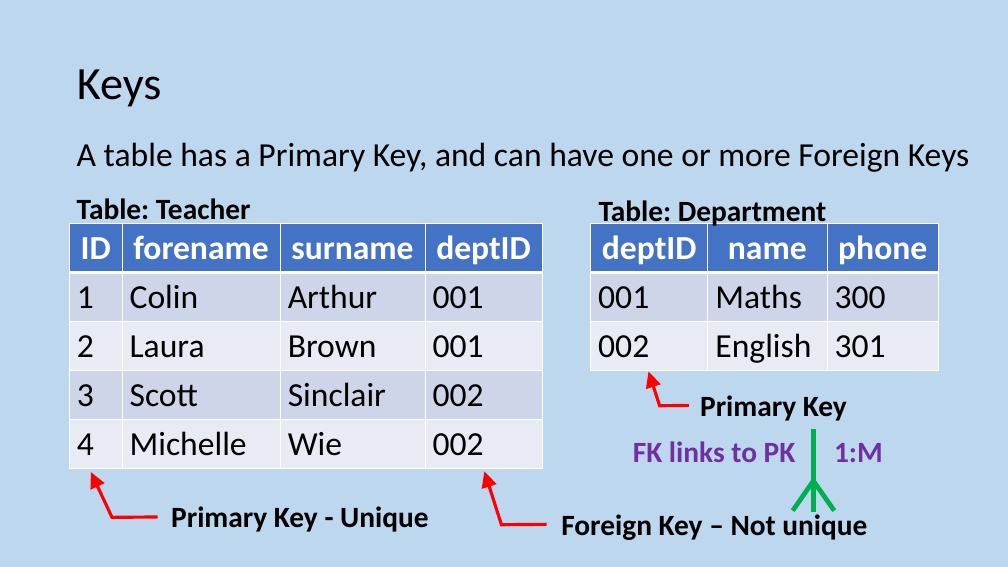
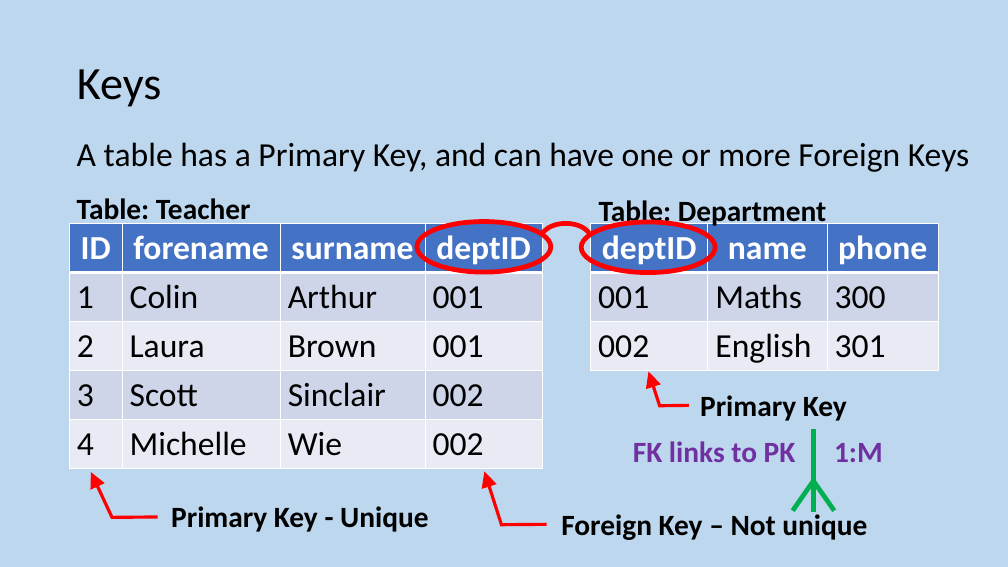
Before and after one commit to MrFriendCS/MrFriendCS.github.io, a slide deck: slide 208 of n5/ddd/N5 CS DDD Slides.pptx (slide 206 before the commit). Drawn at 1008x567 pixels with LibreOffice and Linux fonts; fonts in the diff are those of the drawing. Boxes give left, top, right and bottom in pixels: in the first picture for what was removed or moved away, otherwise in the second. Text is boxed around its words. In the diff, an @@ line names an element or a change of style, - is before the commit and + after.

```diff
--- a/n5/ddd/N5 CS DDD Slides.pptx
+++ b/n5/ddd/N5 CS DDD Slides.pptx
@@ ellipse added at bbox=[417, 222, 551, 272], outline #FF0000 4.5 pt @@
@@ arc (boxed as its full ellipse) added at bbox=[541, 224, 591, 255], outline #FF0000 4.5 pt @@
@@ ellipse added at bbox=[582, 222, 715, 273], outline #FF0000 4.5 pt @@
```
Also in this commit, not shown: 2 other slides changed, 2 slides added.
